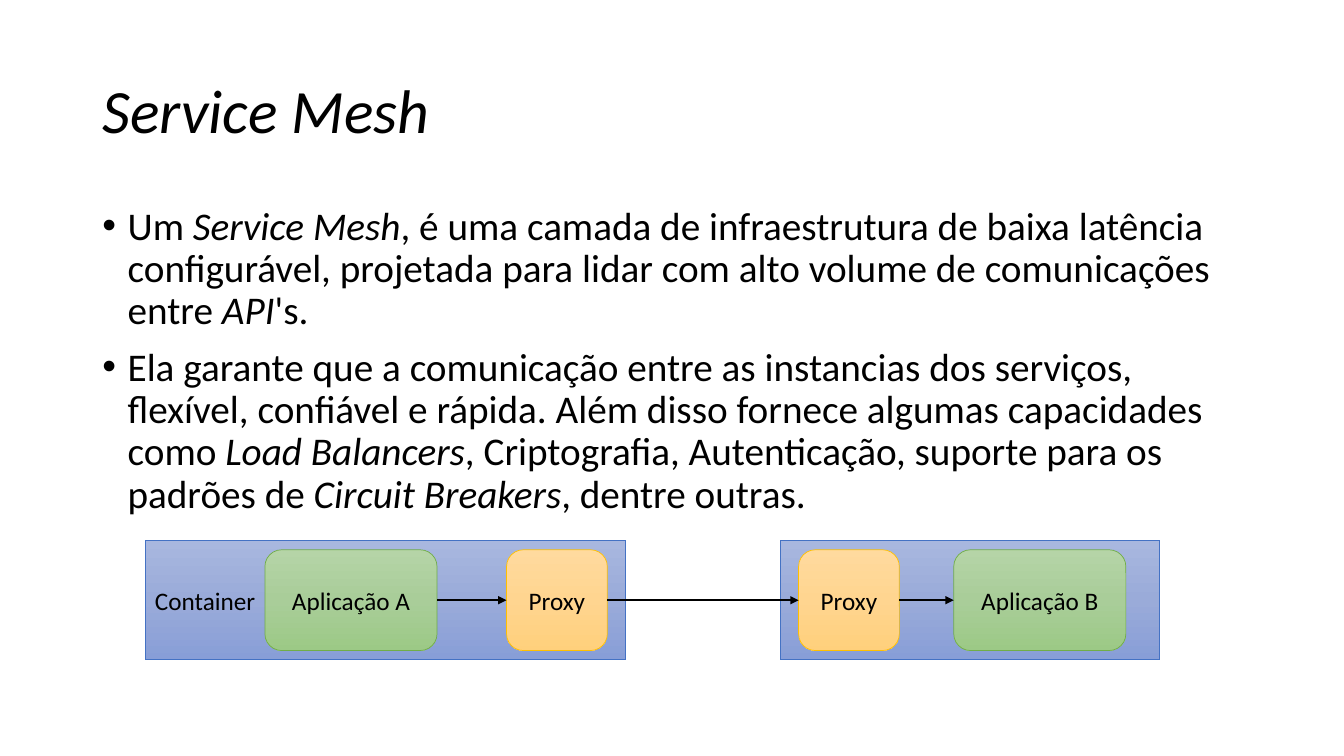
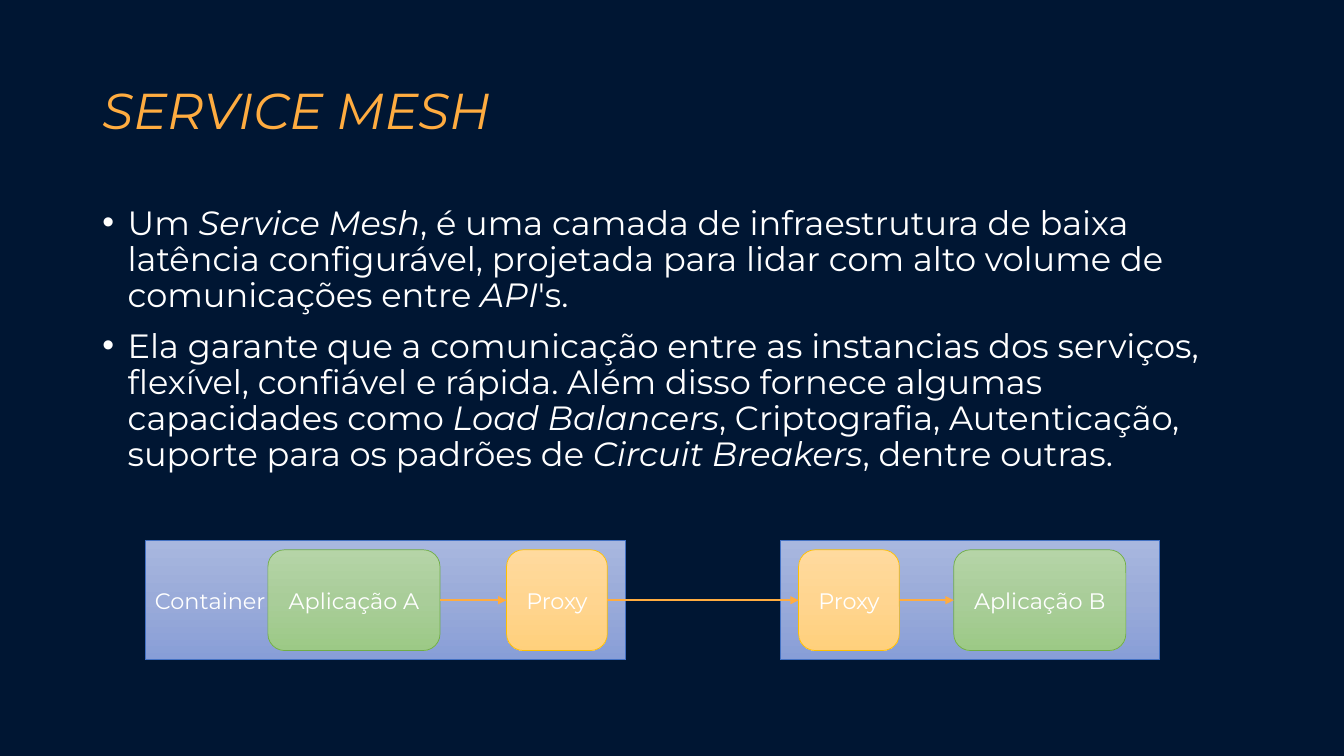
Before and after one commit to renan-meireles/circuitbreaker-sample, a slide deck: slide 11 of circuit breaker.pptx. Drawn at 1344x756 pixels with LibreOffice and Linux fonts; fonts in the diff are those of the drawing. Boxes give left, top, right and bottom in pixels: in the first picture for what was removed or moved away, otherwise in the second. Text is boxed around its words. In the diff, an @@ line names an element or a change of style, - is before the commit and + after.

Commit message:
feat(circuitbreaker-sample): Atualização slide apresentação
Atualização no slide de apresentação

```diff
--- a/circuit breaker.pptx
+++ b/circuit breaker.pptx
@@ background #FFFFFF to #001633 @@
@@ title at [102, 93, 490, 130]: text changed; size 44 to 36 pt; font Calibri to Montserrat; text colour #000000 to #FFAC40 @@
-Service Mesh
+SERVICE MESH
@@ text "Um Service Mesh, é uma ..." at [128, 210, 1199, 473]: size 28 to 24 pt, font Calibri to Montserrat, text colour #000000 to #FFFFFF @@
@@ size 18 to 16 pt, font Calibri to Montserrat, text colour #000000 to #FFFFFF in 5 elements at [145, 540, 625, 659], [507, 549, 608, 650], [799, 549, 899, 650], [954, 549, 1126, 650], [268, 549, 441, 650] @@
@@ arrow moved from (438, 600) - (507, 600) to (441, 600) - (507, 600) @@
@@ arrow (441, 600) - (507, 600): stroke #000000 1.5 pt to #FFAC40 1.5 pt @@
@@ arrow (608, 600) - (799, 600): stroke #000000 1.5 pt to #FFAC40 1.5 pt @@
@@ arrow (899, 600) - (954, 600): stroke #000000 1.5 pt to #FFAC40 1.5 pt @@
```
Also in this commit, not shown: 11 other slides changed, 1 slide added.
